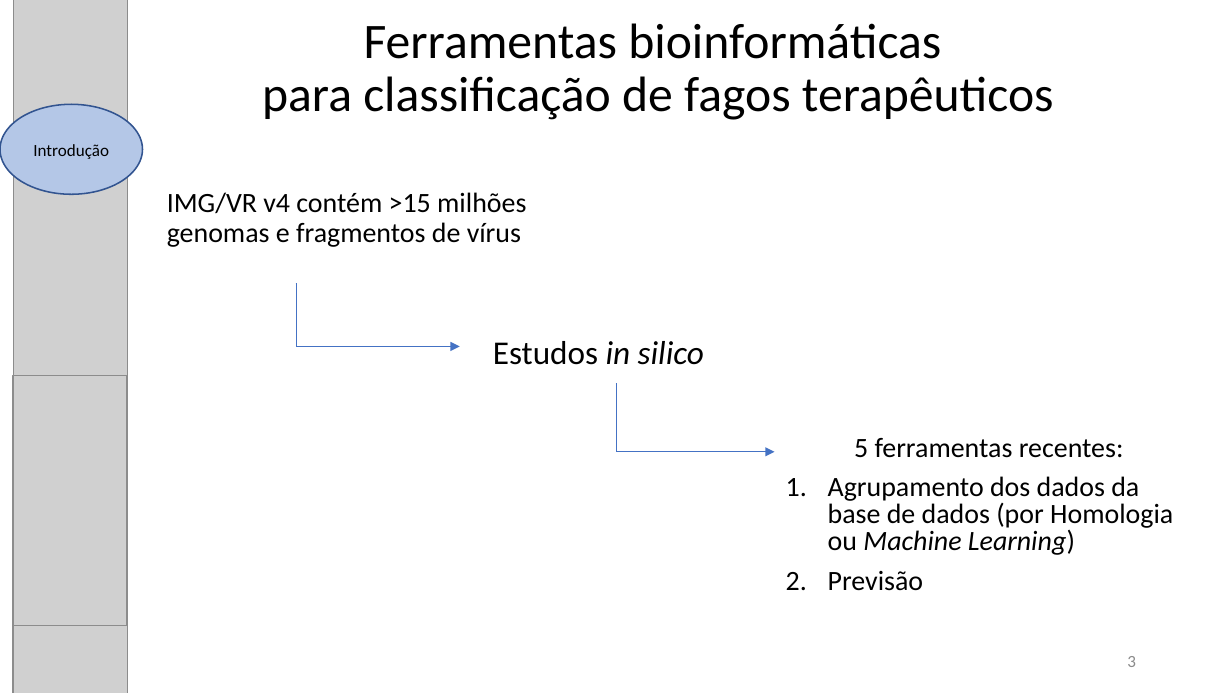
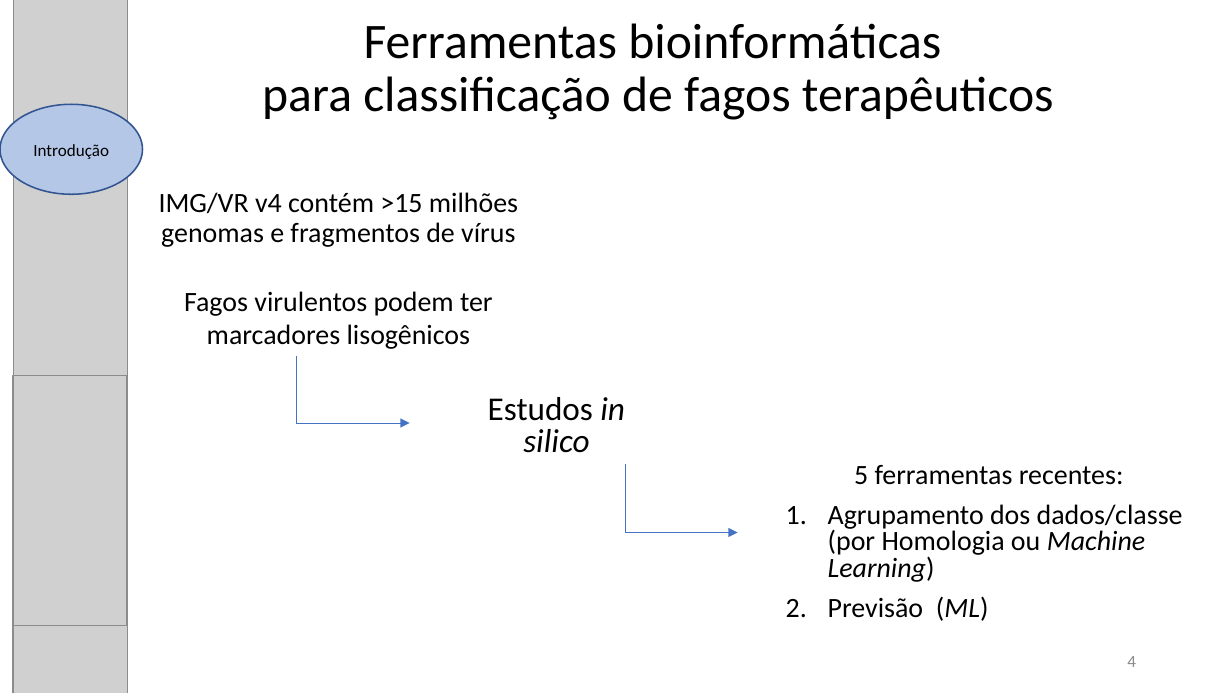
Before and after one commit to karynalysenko/Project_final, a slide deck: slide 4 of apresentacao.pptx (slide 3 before the commit). Drawn at 1232x693 pixels with LibreOffice and Linux fonts; fonts in the diff are those of the drawing; grey boxes stand for pictures. Boxes give left, top, right and bottom in pixels: in the first picture for what was removed or moved away, otherwise in the second. Text is boxed around its words. In the diff, an @@ line names an element or a change of style, - is before the commit and + after.

```diff
--- a/apresentacao.pptx
+++ b/apresentacao.pptx
@@ text "IMG/VR v4 contém >15 milhões ...": place and size @@
-text "IMG/VR v4 contém >15 milhões ..." at <box>167,192,526,247</box>
+text "IMG/VR v4 contém >15 milhões ..." at <box>159,192,518,247</box>
@@ text "IMG/VR v4 contém >15 milhões ..." at <box>159,192,518,247</box>: alignment left to centre @@
@@ text added at <box>184,291,493,349</box>, 18 pt, text #000000 @@
+Fagos virulentos podem ter marcadores lisogênicos
@@ elbow arrow moved from (296, 284) - (459, 347) to (295, 357) - (410, 424) @@
@@ text "Estudos in silico": place and size @@
-text "Estudos in silico" at <box>493,341,704,365</box>
+text "Estudos in silico" at <box>488,397,625,453</box>
@@ text "Estudos in silico" at <box>488,397,625,453</box>: alignment left to centre; line spacing 0.9 to 0.8 @@
@@ elbow arrow moved from (616, 383) - (775, 452) to (626, 465) - (738, 532) @@
@@ text "5 ferramentas recentes:": place and size @@
-text "5 ferramentas recentes:" at <box>828,438,1173,591</box>
+text "5 ferramentas recentes:" at <box>828,465,1183,621</box>
@@ text at <box>828,504,1183,621</box>: text changed @@
-1. Agrupamento dos dados da base de dados (por Homologia ou Machine Learning)
-2. Previsão
+1. Agrupamento dos dados/classe (por Homologia ou Machine Learning)
+2. Previsão (ML)
@@ page number at <box>1127,656,1136,667</box>: text changed @@
-3
+4
```
Also in this commit, not shown: 11 other slides changed, 3 slides added, 1 other file.
